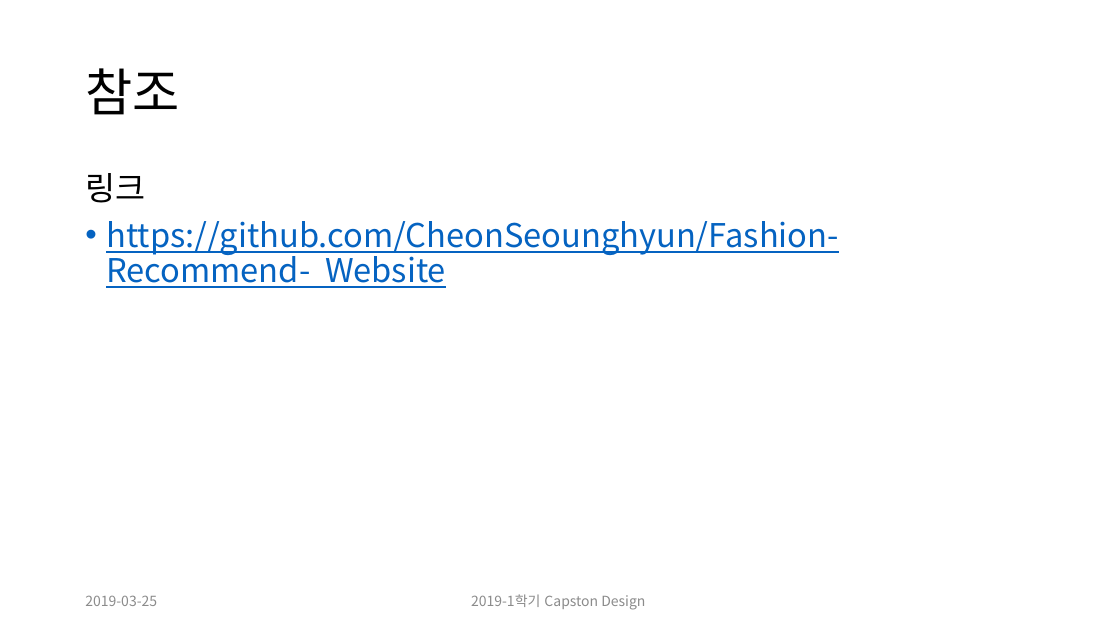
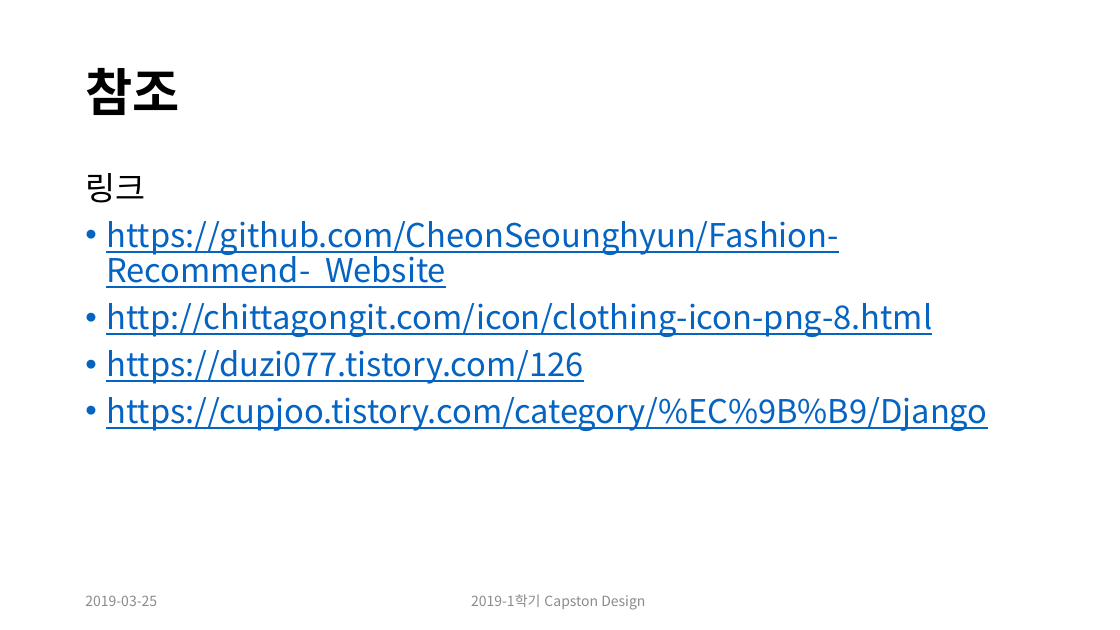
Before and after one commit to CheonSeounghyun/Coordination-Recommend, a slide deck: slide 12 of document/Capston Design Proposal_update(ppt).pptx. Drawn at 1120x630 pixels with LibreOffice and Linux fonts; fonts in the diff are those of the drawing. Boxes give left, top, right and bottom in pixels: in the first picture for what was removed or moved away, otherwise in the second. Text is boxed around its words. In the diff, an @@ line names an element or a change of style, - is before the commit and + after.

```diff
--- a/document/Capston Design Proposal_update(ppt).pptx
+++ b/document/Capston Design Proposal_update(ppt).pptx
@@ title "참조" at (x1=85, y1=68, x2=179, y2=115): bold on @@
@@ text at (x1=106, y1=303, x2=987, y2=431): paragraphs added @@
+• http://chittagongit.com/icon/clothing-icon-png-8.html
+• https://duzi077.tistory.com/126
+• https://cupjoo.tistory.com/category/%EC%9B%B9/Django
```
Also in this commit, not shown: 9 other slides changed.
